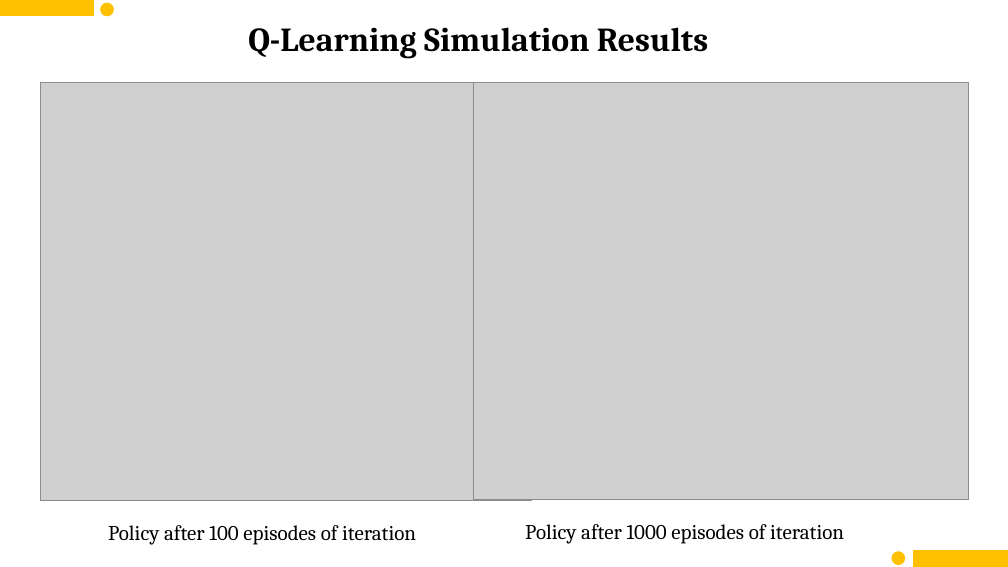
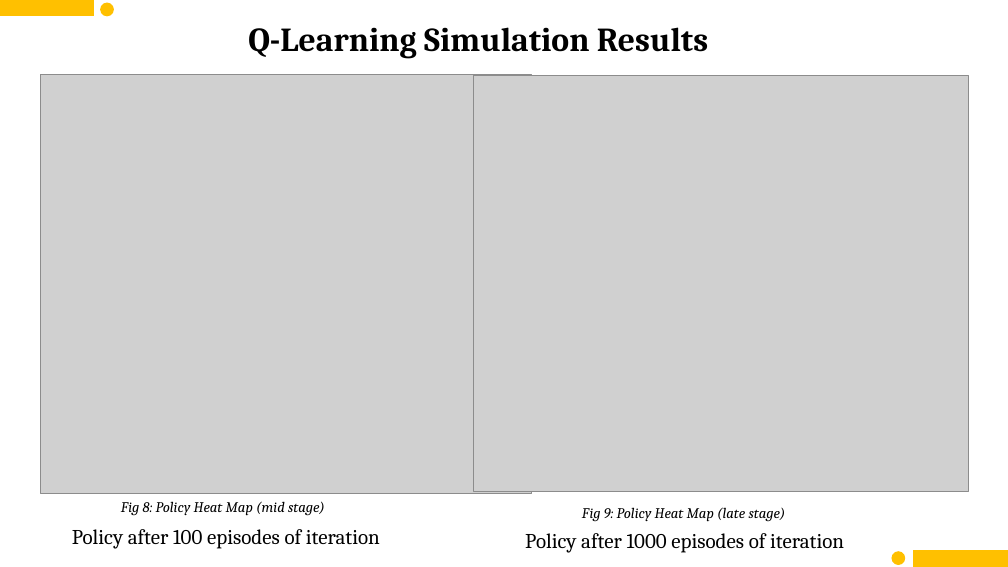
Before and after one commit to imshubhamcodex/ql--resources, a slide deck: slide 19 of mid_sem_RL_interM.pptx. Drawn at 1008x567 pixels with LibreOffice and Linux fonts; fonts in the diff are those of the drawing; grey boxes stand for pictures. Boxes give left, top, right and bottom in pixels: in the first picture for what was removed or moved away, otherwise in the second. Text is boxed around its words. In the diff, an @@ line names an element or a change of style, - is before the commit and + after.

```diff
--- a/mid_sem_RL_interM.pptx
+++ b/mid_sem_RL_interM.pptx
@@ picture: place and size @@
-picture at <box>41,82,532,501</box>
+picture at <box>41,75,532,494</box>
@@ picture: place and size @@
-picture at <box>473,82,969,499</box>
+picture at <box>473,76,969,492</box>
@@ text added at <box>121,501,325,516</box>, 14 pt, text #000000, italic @@
+Fig 8: Policy Heat Map (mid stage)
@@ text added at <box>582,507,786,522</box>, 14 pt, text #000000, italic @@
+Fig 9: Policy Heat Map (late stage)
@@ text "Policy after 100 episodes of ...": place and size @@
-text "Policy after 100 episodes of ..." at <box>108,525,416,545</box>
+text "Policy after 100 episodes of ..." at <box>72,529,380,549</box>
@@ text "Policy after 1000 episodes of ...": place and size @@
-text "Policy after 1000 episodes of ..." at <box>525,524,844,544</box>
+text "Policy after 1000 episodes of ..." at <box>525,533,844,553</box>
```
Also in this commit, not shown: 15 other slides changed.
